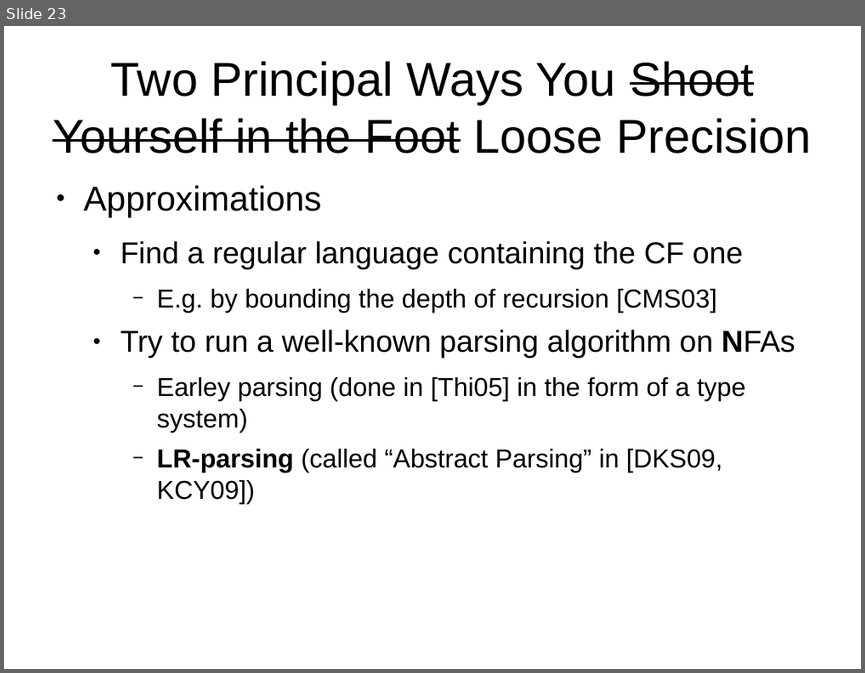
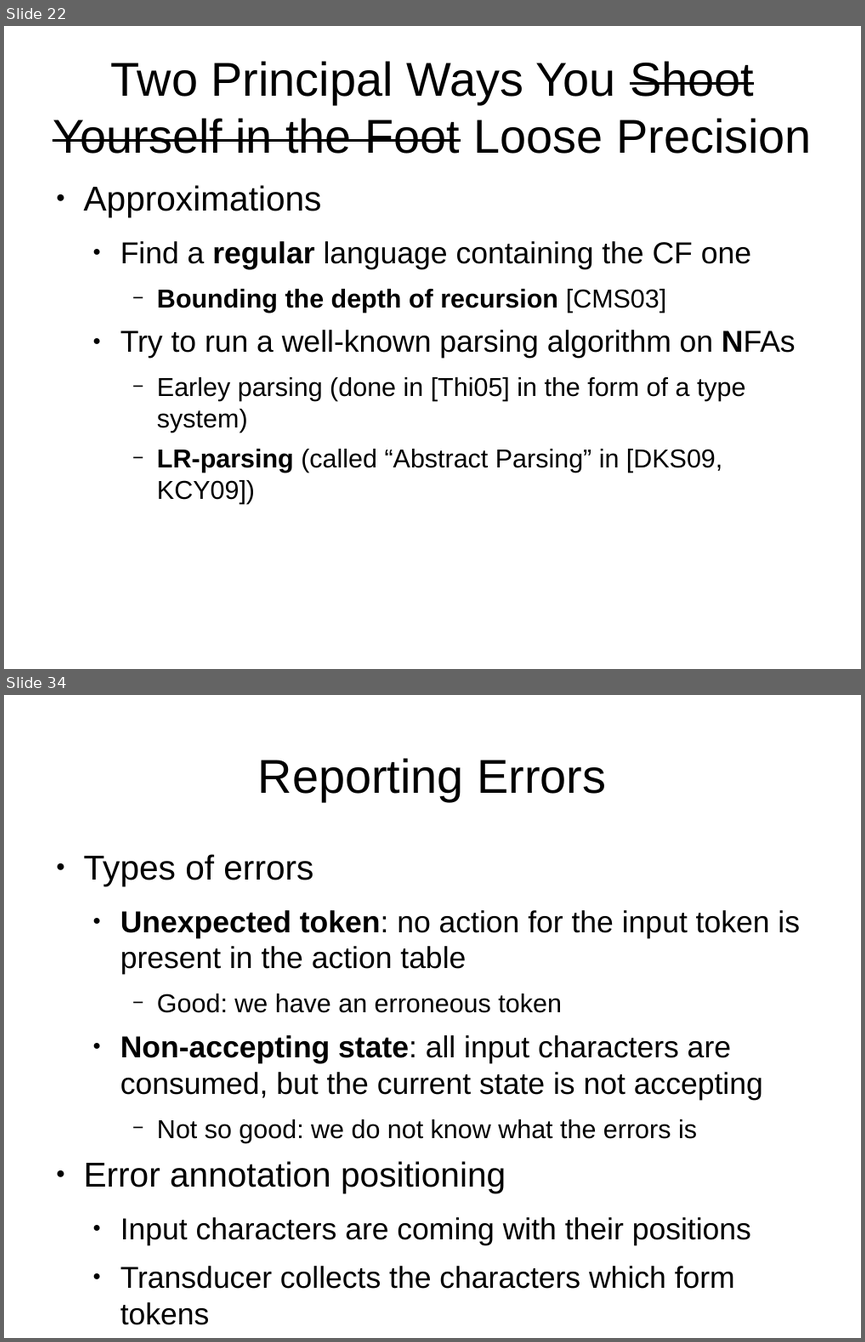
Before and after one commit to abreslav-from-google-code/abreslav, a slide deck: work/PL_Seminar/breslav_abstract_parsing.odp. Shown one above the other, each under a label of ours: slide 23 before the commit, slides 22 and 34 after it; the slides between them are not shown. The pictures are 865x673 and 865x1342 pixels, drawn with LibreOffice and Linux fonts; fonts in the diff are those of the drawing. Boxes give left, top, right and bottom in pixels: in the first picture for what was removed or moved away, otherwise in the second. Text is boxed around its words. In the diff, an @@ line names an element or a change of style, - is before the commit and + after.

```diff
--- a/work/PL_Seminar/breslav_abstract_parsing.odp
+++ b/work/PL_Seminar/breslav_abstract_parsing.odp
@@ slide 34 added at box(4, 695, 861, 1338), background #FFFFFF @@
@@ title added at box(258, 758, 606, 801), 44 pt, text #000000 @@
+Reporting Errors
@@ text added at box(84, 854, 800, 1325), 28 pt, text #000000 @@
+● Types of errors
+  ● Unexpected token: no action for the input token is present in the action table
+    − Good: we have an erroneous token
+  ● Non-accepting state: all input characters are consumed, but the current state is not accepting
+    − Not so good: we do not know what the errors is
+● Error annotation positioning
+  ● Input characters are coming with their positions
+  ● Transducer collects the characters which form tokens
@@ what was slide 23 is now slide 22 @@
@@ slide 22 changed as well @@
@@ text at box(120, 241, 751, 269): bold on in "regular" @@
@@ text at box(157, 289, 667, 312): text changed; bold on @@
-    − E.g. by bounding the depth of recursion [CMS03]
+    − Bounding the depth of recursion [CMS03]
```
Also in this commit, not shown: 13 other slides changed, 13 other slides added, 2 slides removed.
